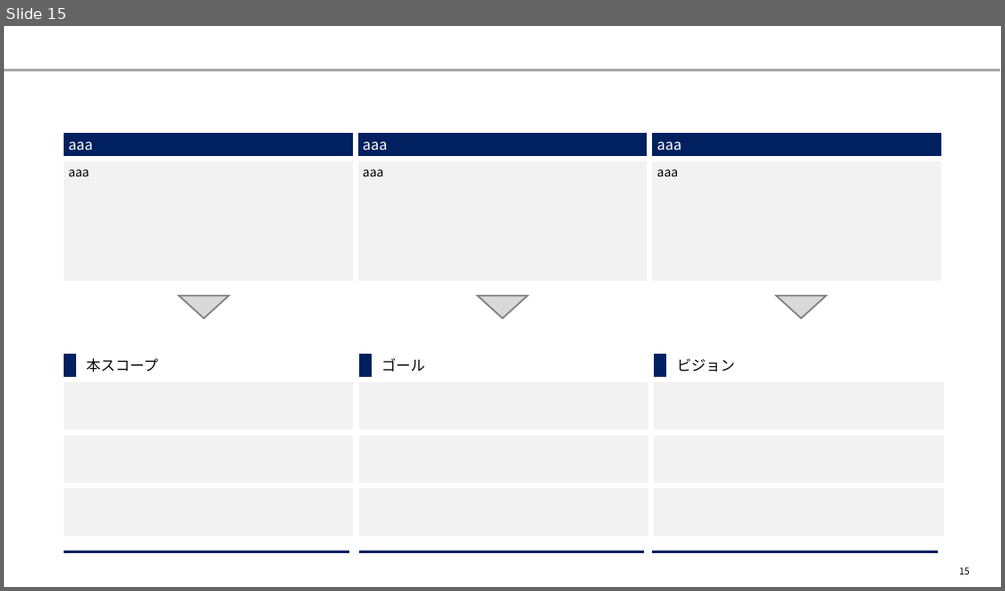
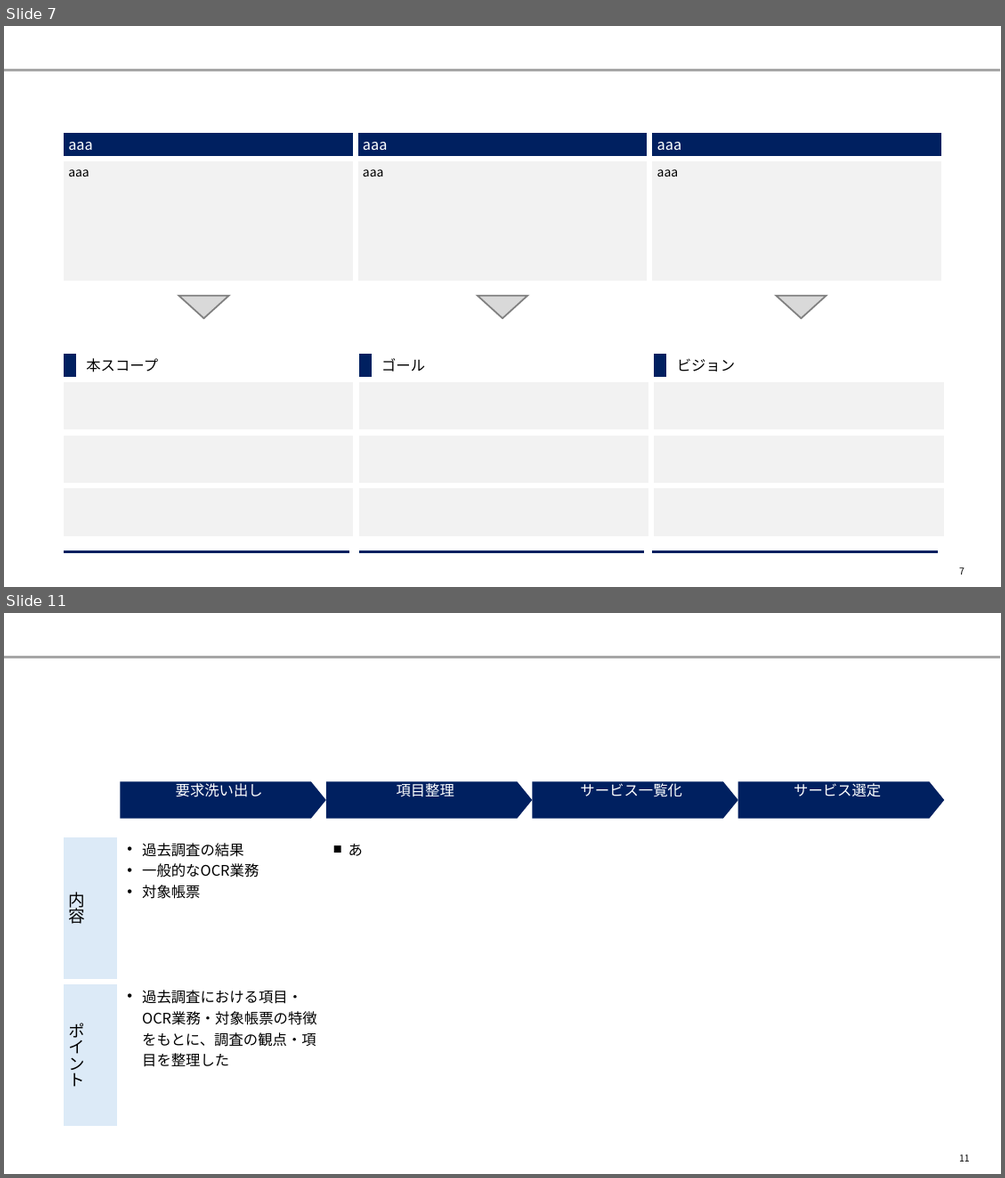
Before and after one commit to yuzucha16/dotfiles, a slide deck: office/Blank.potx. Shown one above the other, each under a label of ours: slide 15 before the commit, slides 7 and 11 after it; the slides between them are not shown. The pictures are 1005x591 and 1005x1178 pixels, drawn with LibreOffice and Linux fonts; fonts in the diff are those of the drawing. Boxes give left, top, right and bottom in pixels: in the first picture for what was removed or moved away, otherwise in the second. Text is boxed around its words. In the diff, an @@ line names an element or a change of style, - is before the commit and + after.

```diff
--- a/office/Blank.potx
+++ b/office/Blank.potx
@@ slide 11 added at (4,613,1001,1174), background #FFFFFF; not listed: 1 template element that a slide beside it also shows @@
@@ pentagon arrow added at (120,781,326,818), fill #002060, 14 pt, text #FFFFFF @@
+要求洗い出し
@@ pentagon arrow added at (326,781,533,818), fill #002060, 14 pt, text #FFFFFF @@
+項目整理
@@ pentagon arrow added at (532,781,738,818), fill #002060, 14 pt, text #FFFFFF @@
+サービス一覧化
@@ pentagon arrow added at (738,781,945,818), fill #002060, 14 pt, text #FFFFFF @@
+サービス選定
@@ table added at (61,835,946,1129), 2 rows, 5 columns @@
+内容 | 過去調査の結果 / 一般的なOCR業務 / 対象帳票 | あ |  | 
+ポイント | 過去調査における項目・OCR業務・対象帳票の特徴をもとに、調査の観点・項目を整理した |  |  | 
@@ page number added at (959,1154,970,1161), 9 pt, text #000000 @@
+11
@@ what was slide 15 is now slide 7 @@
@@ page number at (959,567,964,574): text changed @@
-15
+7
```
Also in this commit, not shown: 3 slides changed, 4 other slides added.
